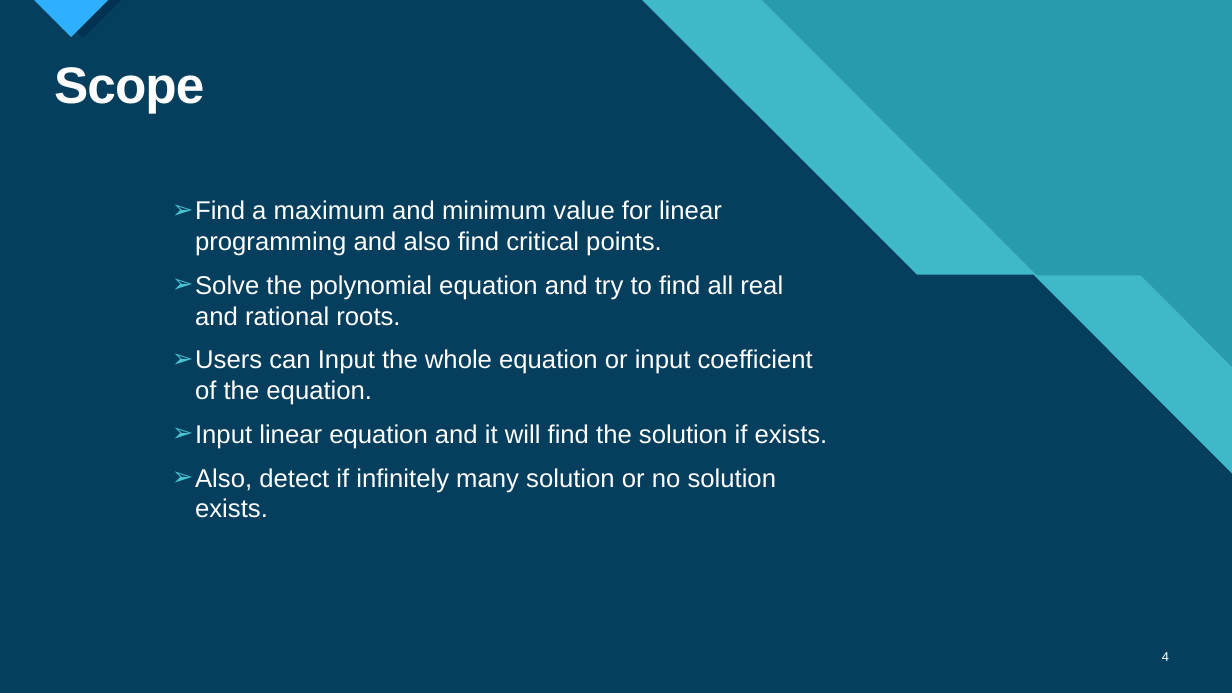
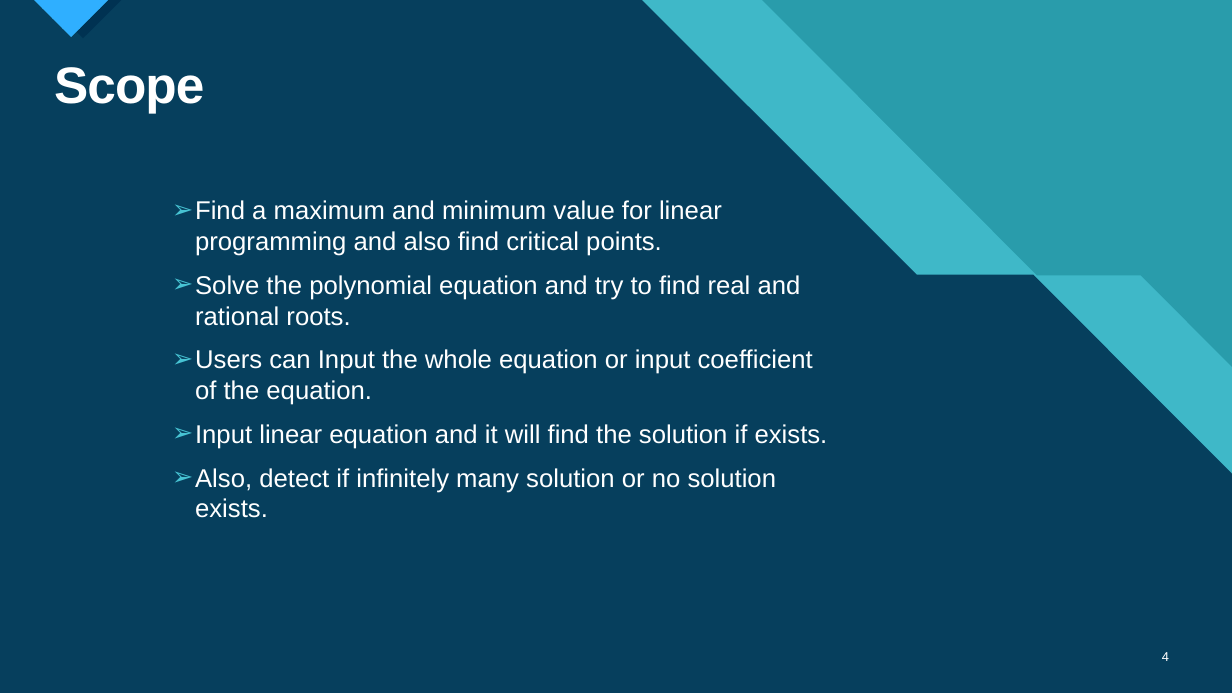
Before and after one commit to mdSakibAlHasan/Mobile_banking, a slide deck: slide 4 of SOFTWARE PROJECT LAB-1.pptx. Drawn at 1232x693 pixels with LibreOffice and Linux fonts; fonts in the diff are those of the drawing. Boxes give left, top, right and bottom in pixels: in the first picture for what was removed or moved away, otherwise in the second. Text is boxed around its words. In the diff, an @@ line names an element or a change of style, - is before the commit and + after.

```diff
--- a/SOFTWARE PROJECT LAB-1.pptx
+++ b/SOFTWARE PROJECT LAB-1.pptx
@@ text at <box>195,275,801,326</box>: text changed @@
-➢ Solve the polynomial equation and try to find all real and rational roots.
+➢ Solve the polynomial equation and try to find real and rational roots.
```
Also in this commit, not shown: 4 other slides changed, 1 slide added, 2 slides removed.
